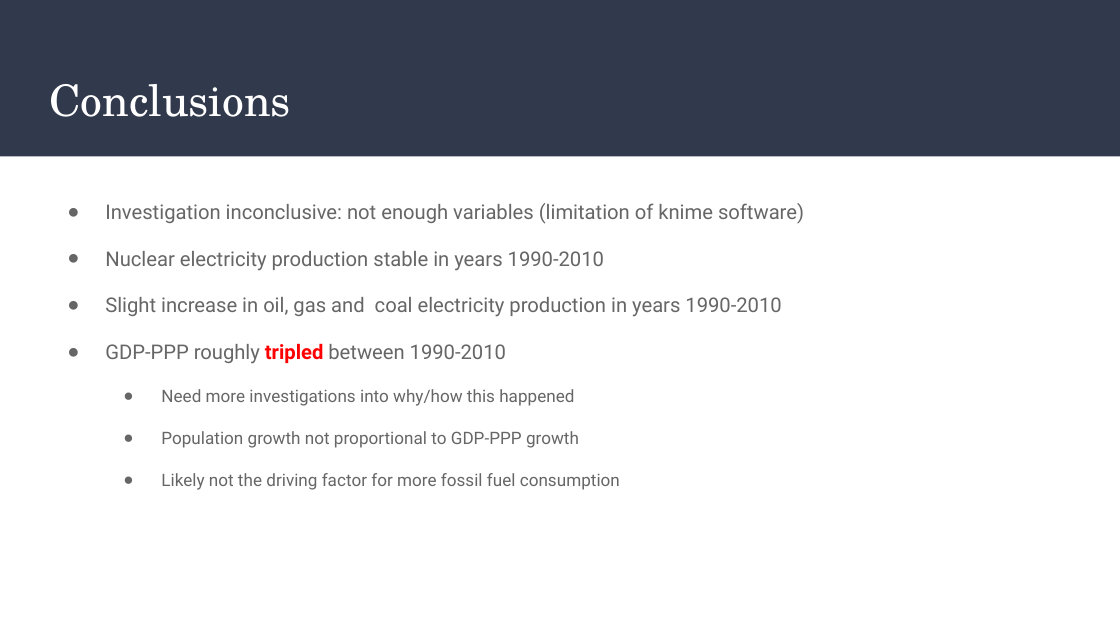
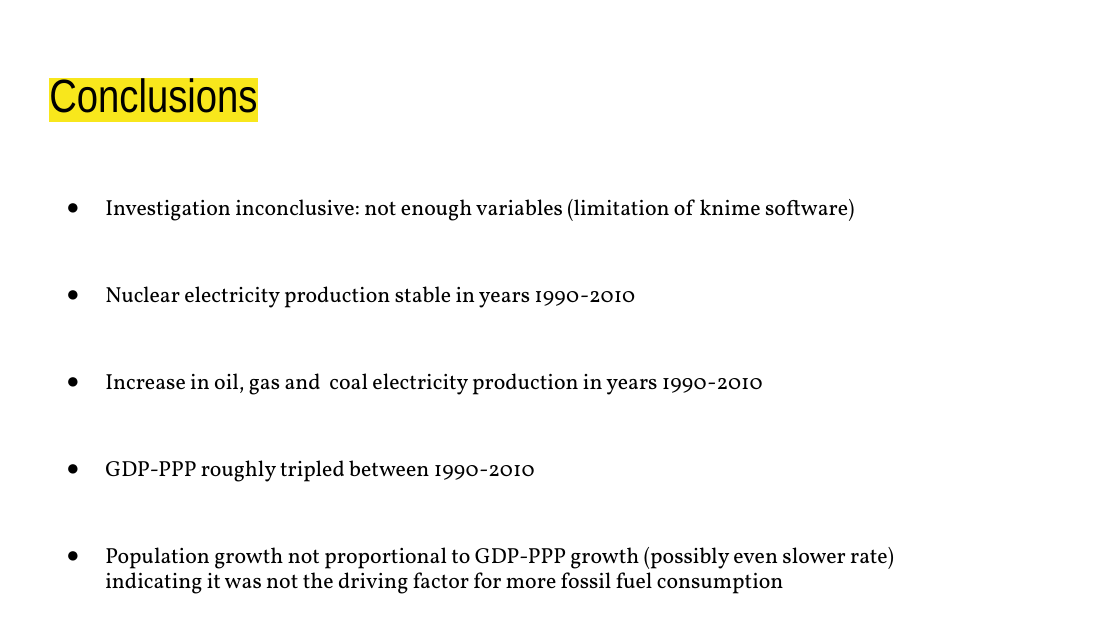
Before and after one commit to Nai-coder/DE1-Term2, a slide deck: slide 11 of Term2/Presentation/Trends in electricity production vs. Economic growth.pptx. Drawn at 1120x630 pixels with LibreOffice and Linux fonts; fonts in the diff are those of the drawing. Boxes give left, top, right and bottom in pixels: in the first picture for what was removed or moved away, otherwise in the second. Text is boxed around its words. In the diff, an @@ line names an element or a change of style, - is before the commit and + after.

Commit message:
updated layout and conclusions

```diff
--- a/Term2/Presentation/Trends in electricity production vs. Economic growth.pptx
+++ b/Term2/Presentation/Trends in electricity production vs. Economic growth.pptx
@@ rectangle removed at (0,0,1120,157) @@
@@ title "Conclusions": place and size @@
-title "Conclusions" at (49,84,291,117)
+title "Conclusions" at (49,74,257,113)
@@ title "Conclusions" at (49,74,257,113): size 28 to 30 pt, font TeX Gyre Schola to Arial Narrow, text colour #FFFFFF to #000000, highlight none to #F8E71C @@
@@ text at (105,199,854,482): size 13 to 14 pt, font Roboto to Vollkorn in "Investigation inconclusive: not enough variables (limitation ...", "Nuclear electricity production stable in years 1990-2010", "GDP-PPP roughly tripled between 1990-2010"; text colour #666666 to #000000 in "Investigation inconclusive: not enough variables (limitation ...", "Nuclear electricity production stable in years 1990-2010", "GDP-PPP roughly between 1990-2010"; text colour #FF0000 to #000000, bold off in "tripled"; indent changed; line spacing 1.15 to 0.95; bullet colour #666666 to #000000 @@
@@ text at (105,373,763,395): text changed; size 13 to 14 pt; font Roboto to Vollkorn; text colour #666666 to #000000 @@
-● Slight increase in oil, gas and coal electricity production in years 1990-2010
+● Increase in oil, gas and coal electricity production in years 1990-2010
@@ text at (105,547,894,594): text changed; size 11 to 14 pt; font Roboto to Vollkorn; text colour #666666 to #000000 @@
-  ● Need more investigations into why/how this happened
-  ● Population growth not proportional to GDP-PPP growth
-  ● Likely not the driving factor for more fossil fuel consumption
+● Population growth not proportional to GDP-PPP growth (possibly even slower rate) indicating it was not the driving factor for more fossil fuel consumption
```
Also in this commit, not shown: 10 other slides changed, 1 other file.
